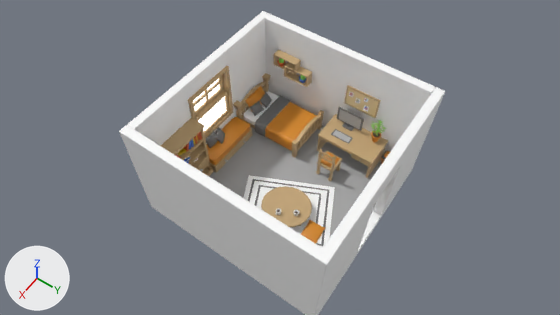
The Blender file Modelos/Habitacion/Another_bedroom_Blender/Another bedroom6.blend: old version first, new version second.
One viewpoint serves both versions: the file's camera 'Camera'. Arrows for +X, +Y and +Z are at lower left; the lights stay in place.

Objects in the first picture: 'Bed', 'Bed frame', 'Bookshelf', 'Carpet', 'Coffe table', 'Floor', 'Sofa', 'Table', 'Wall', 'Wall.001', 'Wallshelf', 'Window'.
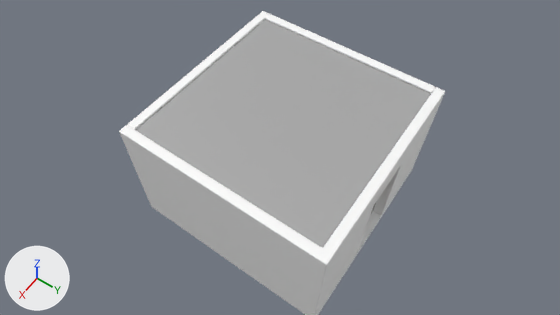
Where the change shows, as pixel boxes [x1, y1, x2, y2] in the pictures (560 x 315 px):
'Floor.001', added
    after: [136, 19, 431, 247]
'Wall', unchanged, covered by the edit
    before: [127, 11, 436, 152]
    after: [127, 11, 436, 130]
'Floor', unchanged, covered by the edit
    before: [209, 125, 381, 237]
    after: [371, 203, 376, 214]
'Bed', unchanged, covered by the edit
    before: [243, 91, 317, 151]
'Carpet', unchanged, covered by the edit
    before: [243, 175, 335, 247]

Edits to the bpy script that builds the scene:
```text
Add ob_floor_001:
    ob_floor_001 = bpy.data.objects.new('Floor.001', me_cube_001)
    ob_floor_001.location = (0.0, 0.0, 4.89)
    ob_floor_001.scale = (4.0, 4.0, 0.2)
    _m = ob_floor_001.modifiers.new('Bevel', 'BEVEL')
    _m.width = 0.01
    _m.width_pct = 0.01
    _m.harden_normals = True
    _m.miter_outer = 'MITER_ARC'
```
